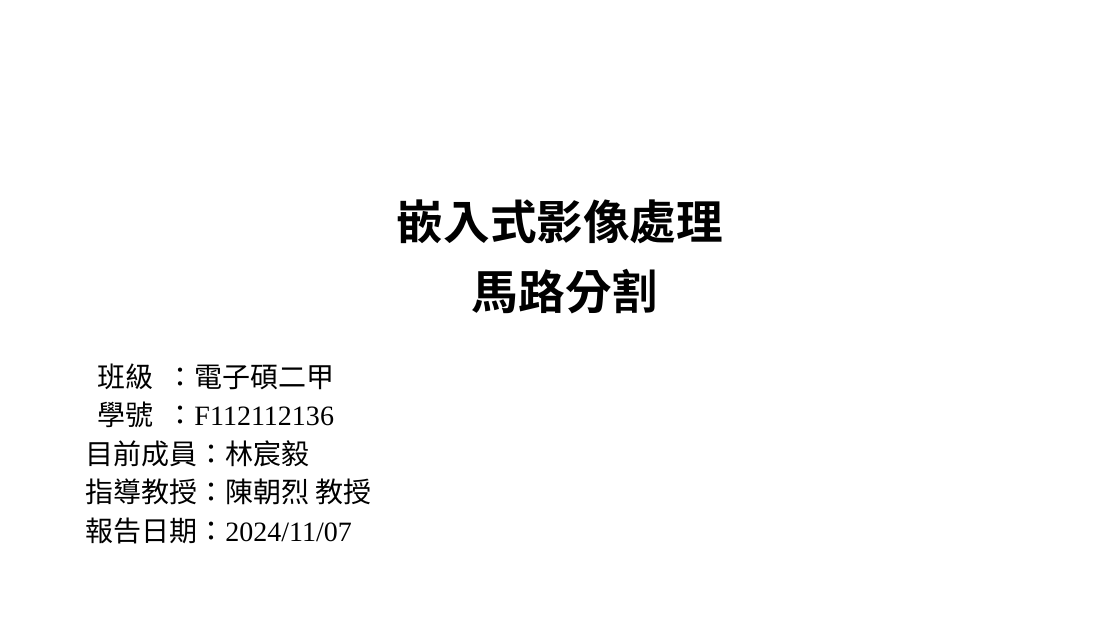
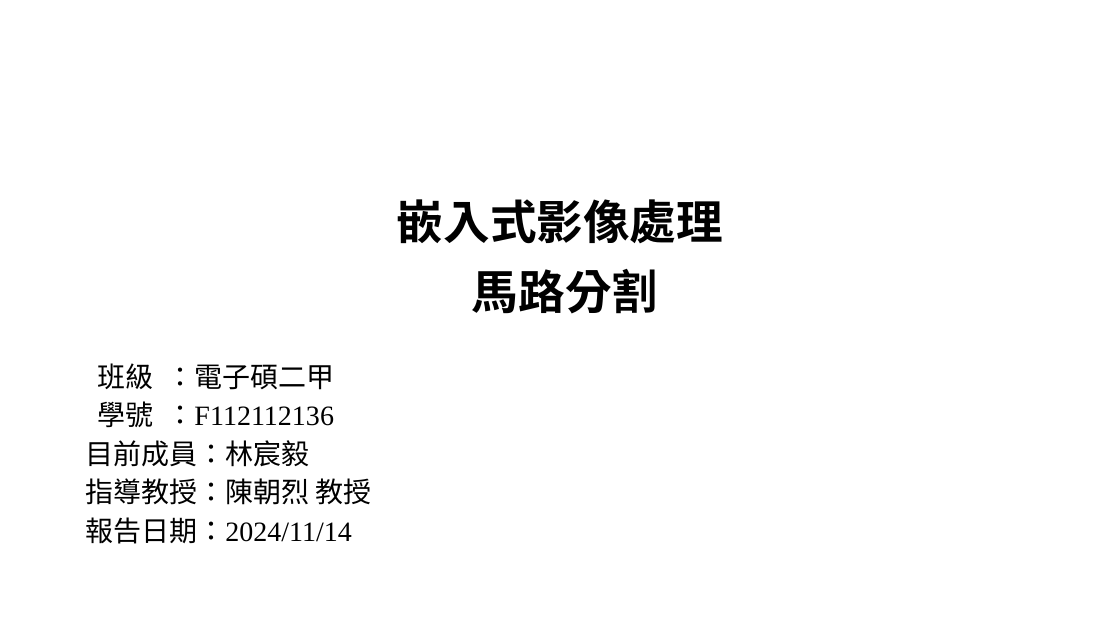
Before and after one commit to xup6tp6u4/Image-processing, a slide deck: slide 1 of 馬路分割_F112112136_林宸毅.pptx. Drawn at 1120x630 pixels with LibreOffice and Linux fonts; fonts in the diff are those of the drawing; background and template pictures are left out. Boxes give left, top, right and bottom in pixels: in the first picture for what was removed or moved away, otherwise in the second. Text is boxed around its words. In the diff, an @@ line names an element or a change of style, - is before the commit and + after.

Commit message:
嵌入式影像處理-馬路分割

```diff
--- a/馬路分割_F112112136_林宸毅.pptx
+++ b/馬路分割_F112112136_林宸毅.pptx
@@ subtitle at bbox=[85, 517, 352, 544]: text changed @@
-報告日期：2024/11/07
+報告日期：2024/11/14
```
Also in this commit, not shown: 3 other slides changed, 4 slides removed.
